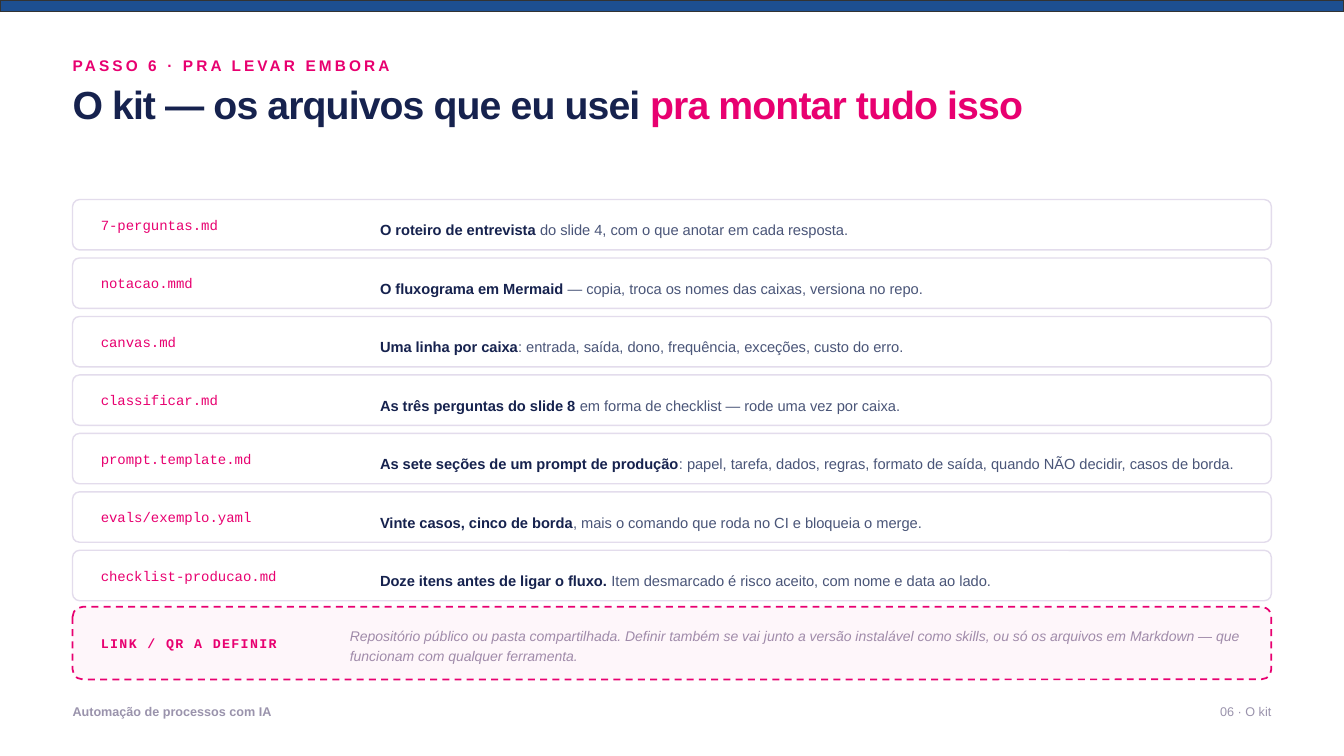
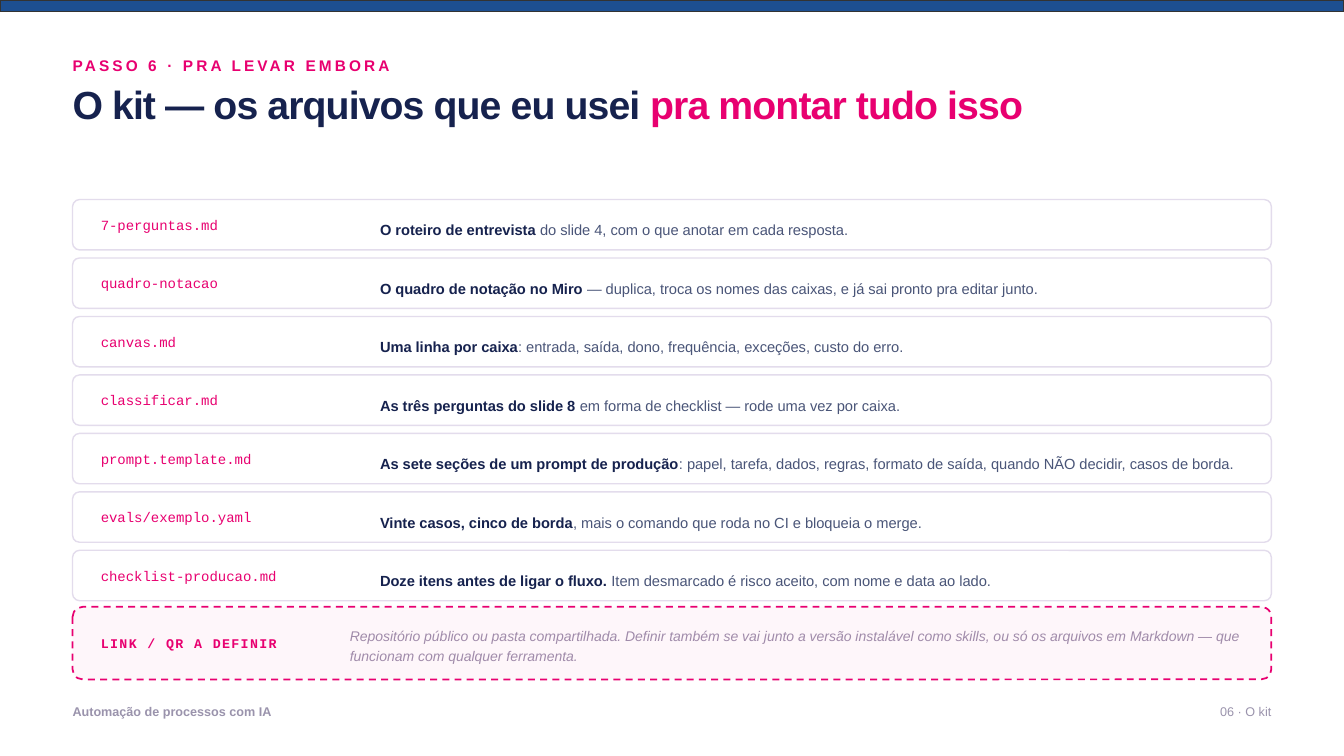
Before and after one commit to gabrcs/casamentos-app, a slide deck: slide 13 of talks/serasa-ia-automacao/deck.pptx. Drawn at 1344x756 pixels with LibreOffice and Linux fonts; fonts in the diff are those of the drawing. Boxes give left, top, right and bottom in pixels: in the first picture for what was removed or moved away, otherwise in the second. Text is boxed around its words. In the diff, an @@ line names an element or a change of style, - is before the commit and + after.

```diff
--- a/talks/serasa-ia-automacao/deck.pptx
+++ b/talks/serasa-ia-automacao/deck.pptx
@@ text at [101,278,218,291]: text changed @@
-notacao.mmd
+quadro-notacao
@@ text at [380,283,1038,297]: text changed @@
-O fluxograma em Mermaid — copia, troca os nomes das caixas, versiona no repo.
+O quadro de notação no Miro — duplica, troca os nomes das caixas, e já sai pronto pra editar junto.
```
Also in this commit, not shown: 6 other slides changed, 4 other files.
